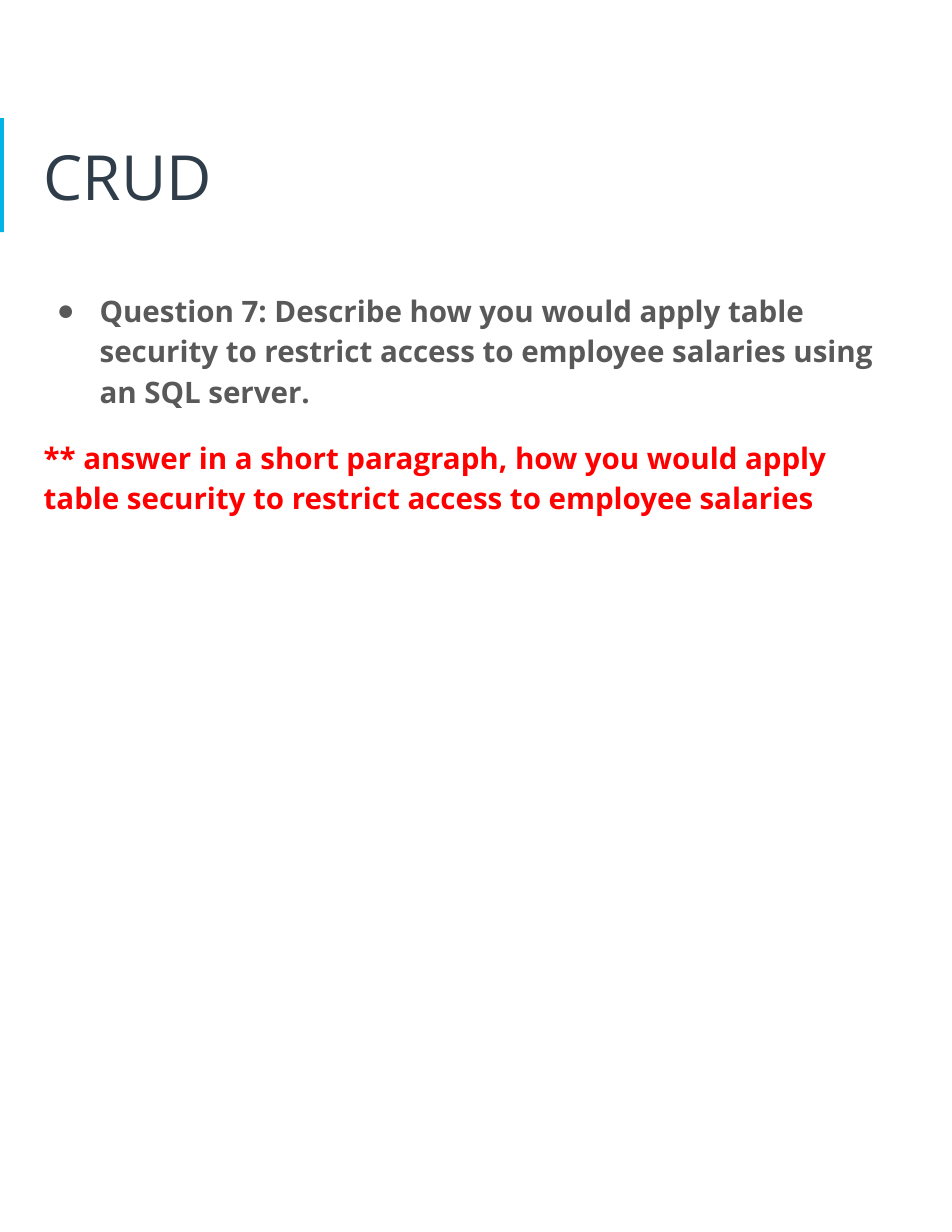
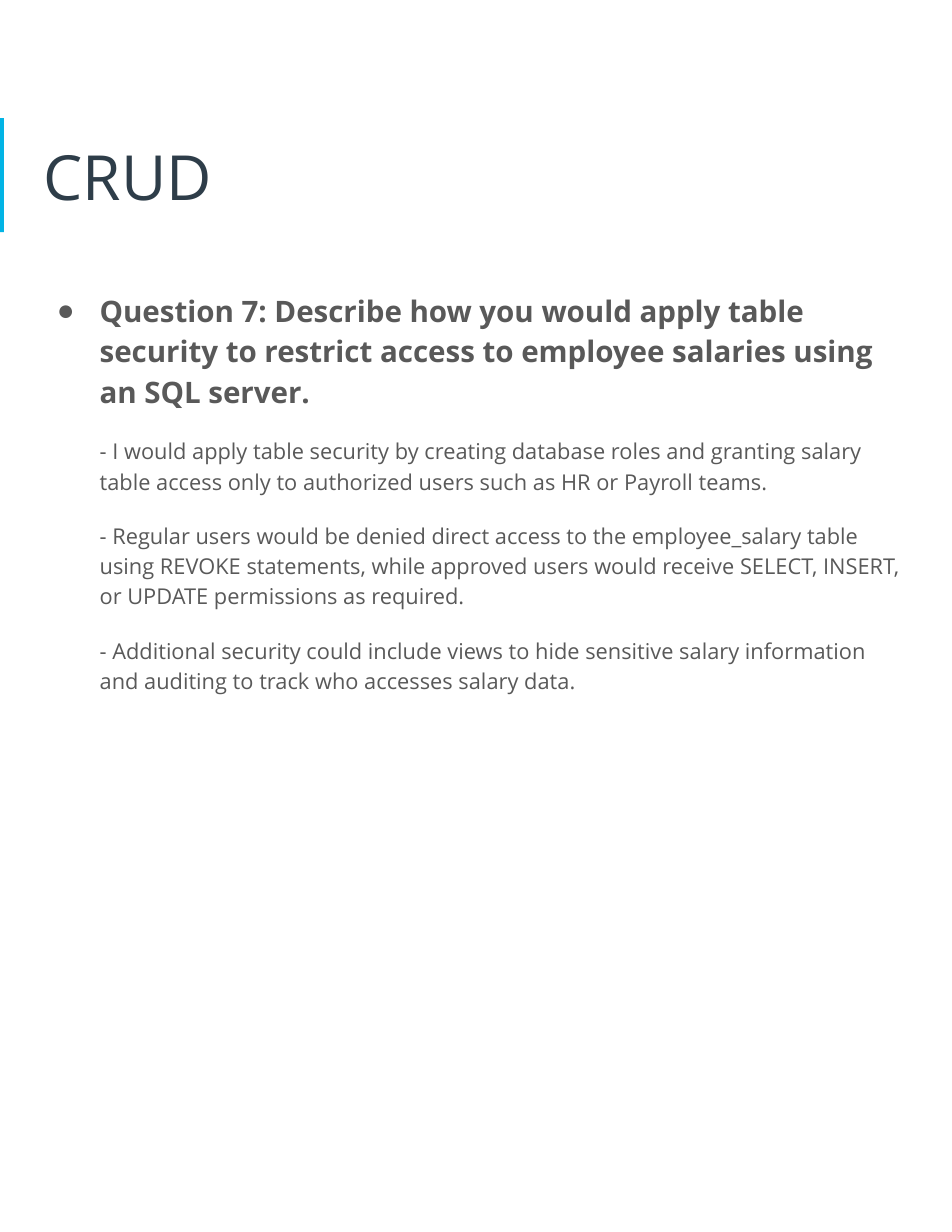
Before and after one commit to SwimLane2/udacity-ai-masters, a slide deck: slide 25 of Modules/03-Data-Architect/projects/Project 1 - Human Resources Database Design/report/HR_Database_Design_Project_Arjun_Avalakki_Mohan.pptx. Drawn at 952x1232 pixels with LibreOffice and Linux fonts; fonts in the diff are those of the drawing. Boxes give left, top, right and bottom in pixels: in the first picture for what was removed or moved away, otherwise in the second. Text is boxed around its words. In the diff, an @@ line names an element or a change of style, - is before the commit and + after.

```diff
--- a/Modules/03-Data-Architect/projects/Project 1 - Human Resources Database Design/report/HR_Database_Design_Project_Arjun_Avalakki_Mohan.pptx
+++ b/Modules/03-Data-Architect/projects/Project 1 - Human Resources Database Design/report/HR_Database_Design_Project_Arjun_Avalakki_Mohan.pptx
@@ text at box(100, 442, 899, 694): text changed; size 19 to 14 pt; text colour #FF0000 to #595959; bold off @@
-** answer in a short paragraph, how you would apply table security to restrict access to employee salaries
+- I would apply table security by creating database roles and granting salary table access only to authorized users such as HR or Payroll teams.
+- Regular users would be denied direct access to the employee_salary table using REVOKE statements, while approved users would receive SELECT, INSERT, or UPDATE permissions as required.
+- Additional security could include views to hide sensitive salary information and auditing to track who accesses salary data.
```
Also in this commit, not shown: 8 other slides changed, 2 other files.
